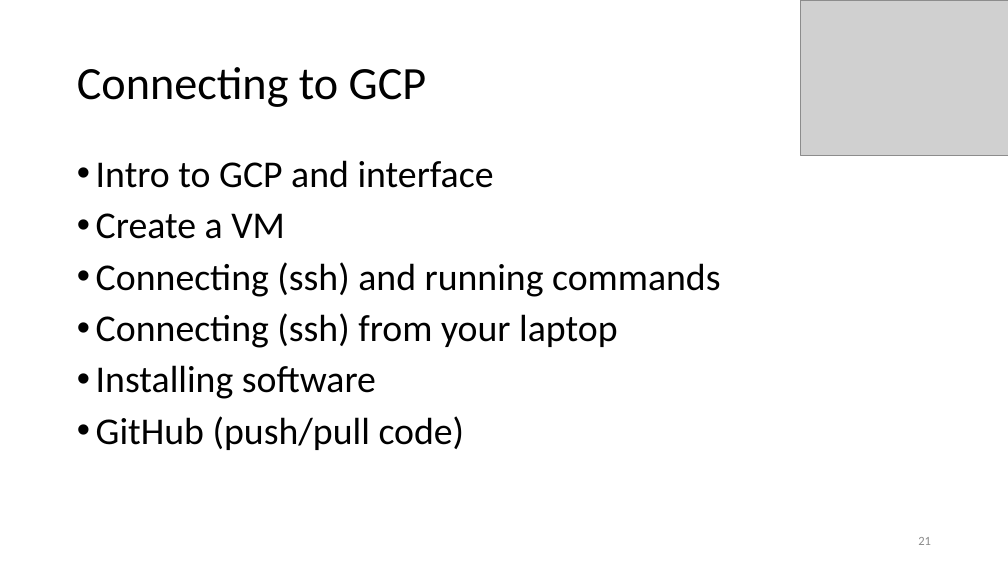
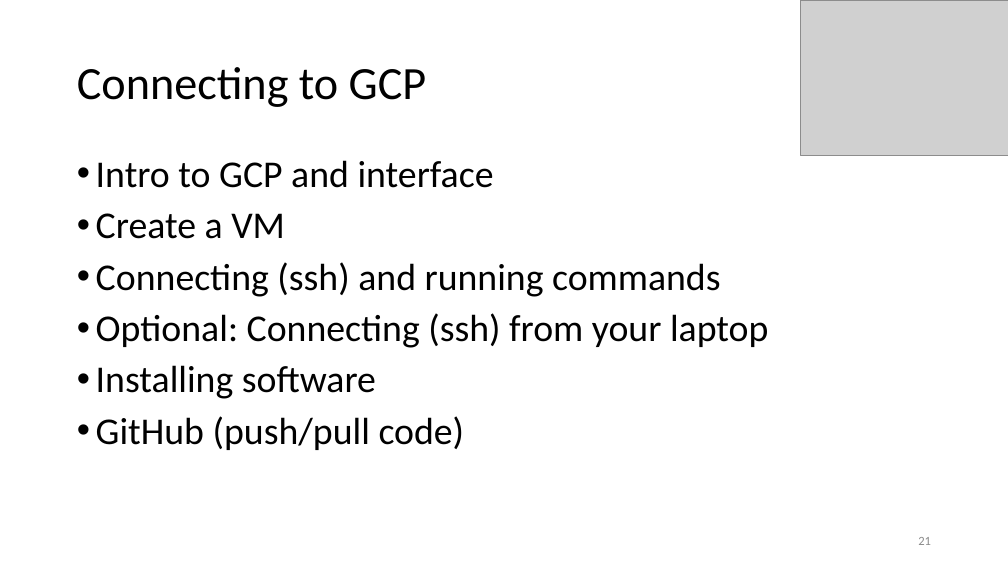
Before and after one commit to steliosot/cloud-workhop, a slide deck: slide 21 of Session1/Session1-workshop.pptx. Drawn at 1008x567 pixels with LibreOffice and Linux fonts; fonts in the diff are those of the drawing; grey boxes stand for pictures. Boxes give left, top, right and bottom in pixels: in the first picture for what was removed or moved away, otherwise in the second. Text is boxed around its words. In the diff, an @@ line names an element or a change of style, - is before the commit and + after.

```diff
--- a/Session1/Session1-workshop.pptx
+++ b/Session1/Session1-workshop.pptx
@@ text at (96,313,769,348): text changed @@
-• Connecting (ssh) from your laptop
+• Optional: Connecting (ssh) from your laptop
```
Also in this commit, not shown: 2 other files.
